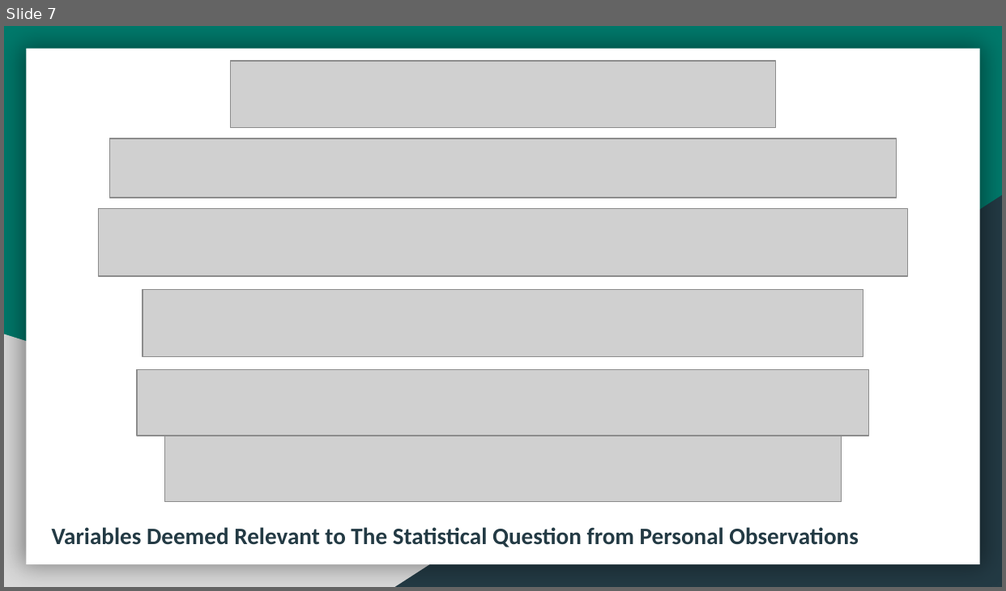
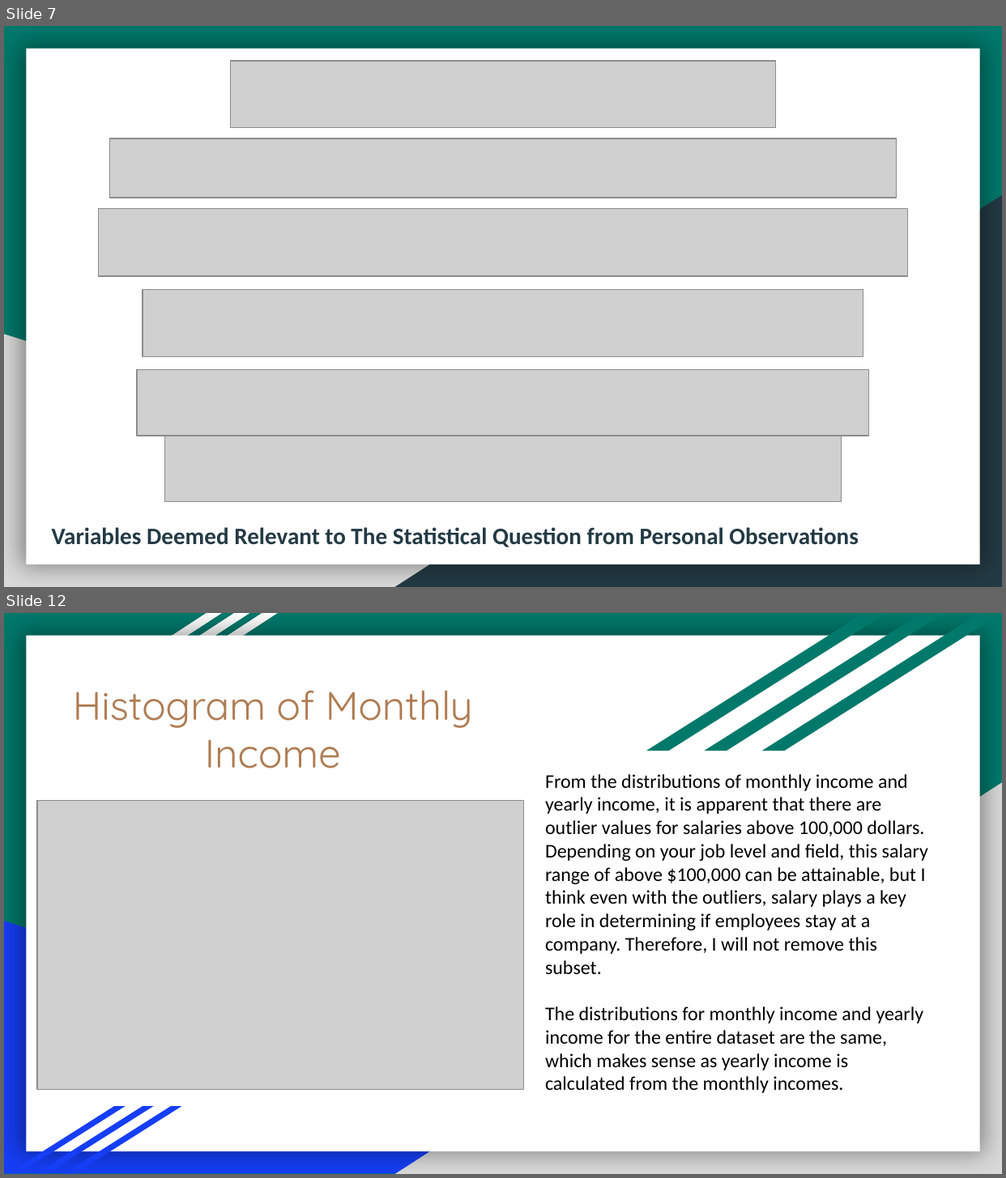
Before and after one commit to phillipseb/DSC530, a slide deck: ThinkStats2-master/final/Employee Attrition - DSC530 Final.pptx. Shown one above the other, each under a label of ours: slide 7 before the commit, slides 7 and 12 after it; the slides between them are not shown. The pictures are 1006x591 and 1006x1178 pixels, drawn with LibreOffice and Linux fonts; fonts in the diff are those of the drawing; grey boxes stand for pictures. Boxes give left, top, right and bottom in pixels: in the first picture for what was removed or moved away, otherwise in the second. Text is boxed around its words. In the diff, an @@ line names an element or a change of style, - is before the commit and + after.

```diff
--- a/ThinkStats2-master/final/Employee Attrition - DSC530 Final.pptx
+++ b/ThinkStats2-master/final/Employee Attrition - DSC530 Final.pptx
@@ slide 12 added at (4,613,1002,1174), background #00796B; not listed: 1 template element that a slide beside it also shows @@
@@ parallelogram added at (32,613,222,726), fill #FFFFFF @@
@@ parallelogram added at (60,613,249,726), fill #FFFFFF @@
@@ parallelogram added at (87,613,278,726), fill #FFFFFF @@
@@ parallelogram added at (646,613,886,751), fill #00796B @@
@@ parallelogram added at (705,613,944,751), fill #00796B @@
@@ parallelogram added at (762,613,1002,751), fill #00796B @@
@@ title added at (73,690,473,769), 28.8 pt, text #AF7B51 @@
+Histogram of Monthly Income
@@ right triangle added at (395,782,1002,1174), fill #D9D9D9 @@
@@ text added at (545,774,928,1093), 14 pt, text #000000 @@
+From the distributions of monthly income and yearly income, it is apparent that there are outlier values for salaries above 100,000 dollars. Depending on your job level and field, this salary range of above $100,000 can be attainable, but I think even with the outliers, salary plays a key role in determining if employees stay at a company. Therefore, I will not remove this subset.
+The distributions for monthly income and yearly income for the entire dataset are the same, which makes sense as yearly income is calculated from the monthly incomes.
@@ picture added at (37,801,523,1090) @@
@@ right triangle added at (4,922,808,1174), fill #163EF5 @@
@@ parallelogram added at (8,1107,126,1174), fill #163EF5 @@
@@ parallelogram added at (36,1107,154,1174), fill #163EF5 @@
@@ parallelogram added at (64,1107,181,1174), fill #163EF5 @@
```
Also in this commit, not shown: 1 slide changed, 29 other slides added.
